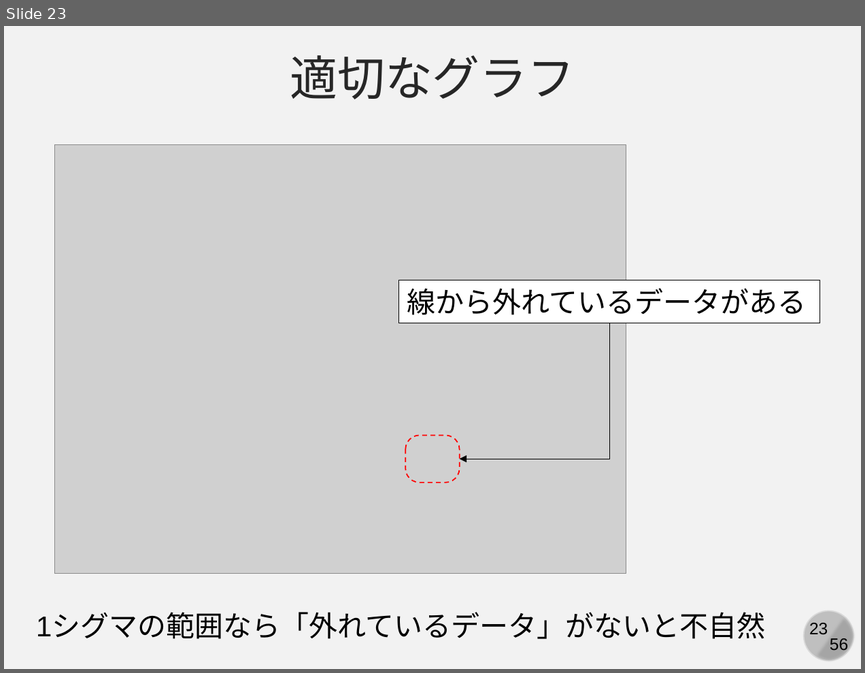
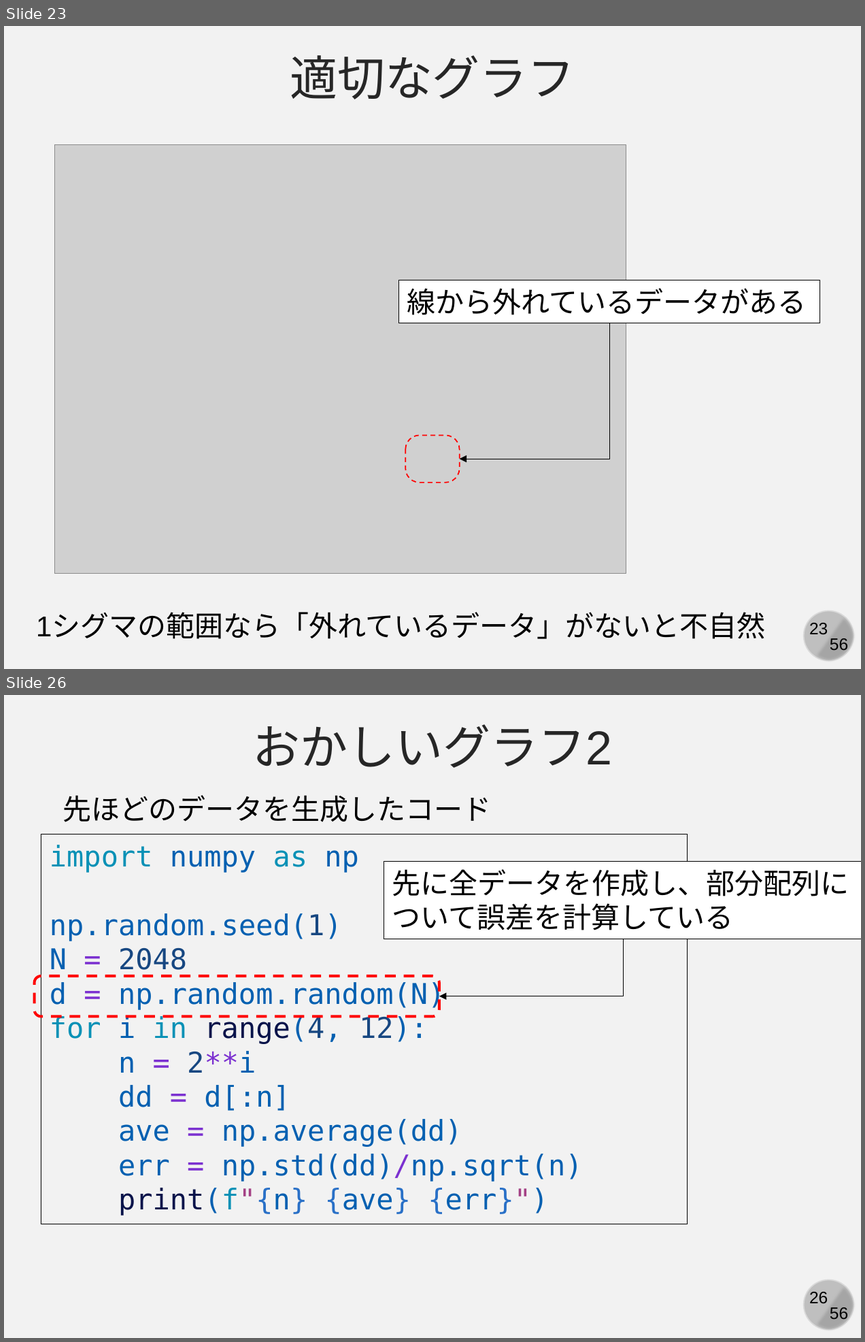
Before and after one commit to kaityo256/simulation_engineering, a slide deck: 03_mc_advanced/simulation03.pptx. Shown one above the other, each under a label of ours: slide 23 before the commit, slides 23 and 26 after it; the slides between them are not shown. The pictures are 865x673 and 865x1342 pixels, drawn with LibreOffice and Linux fonts; fonts in the diff are those of the drawing; grey boxes stand for pictures. Boxes give left, top, right and bottom in pixels: in the first picture for what was removed or moved away, otherwise in the second. Text is boxed around its words. In the diff, an @@ line names an element or a change of style, - is before the commit and + after.

```diff
--- a/03_mc_advanced/simulation03.pptx
+++ b/03_mc_advanced/simulation03.pptx
@@ slide 26 added at (4,695,861,1338), background #F2F2F2; not listed: 4 template elements that a slide beside it also shows @@
@@ text added at (253,724,612,768), 40 pt, text #262626 @@
+おかしいグラフ2
@@ text added at (63,795,492,822), 24 pt, text #000000 @@
+先ほどのデータを生成したコード
@@ rectangle added at (41,834,687,1223), outline #000000 0.75 pt, 24 pt, text #0460B1 @@
+import numpy as np
+np.random.seed(1)
+N = 2048
+d = np.random.random(N)
+for i in range(4, 12):
+n = 2**i
+dd = d[:n]
+ave = np.average(dd)
+err = np.std(dd)/np.sqrt(n)
+print(f"{n} {ave} {err}")
@@ rectangle added at (383,861,861,939), fill #FFFFFF, outline #000000 0.75 pt, 24 pt, text #000000 @@
+先に全データを作成し、部分配列に
+ついて誤差を計算している
@@ elbow arrow added from (623, 939) to (439, 996), #000000 0.5 pt @@
@@ rounded rectangle added at (34,976,439,1016), outline #FF0000 2.25 pt dashed @@
```
Also in this commit, not shown: 4 slides changed, 5 other slides added, 1 slide removed, 11 other files.
